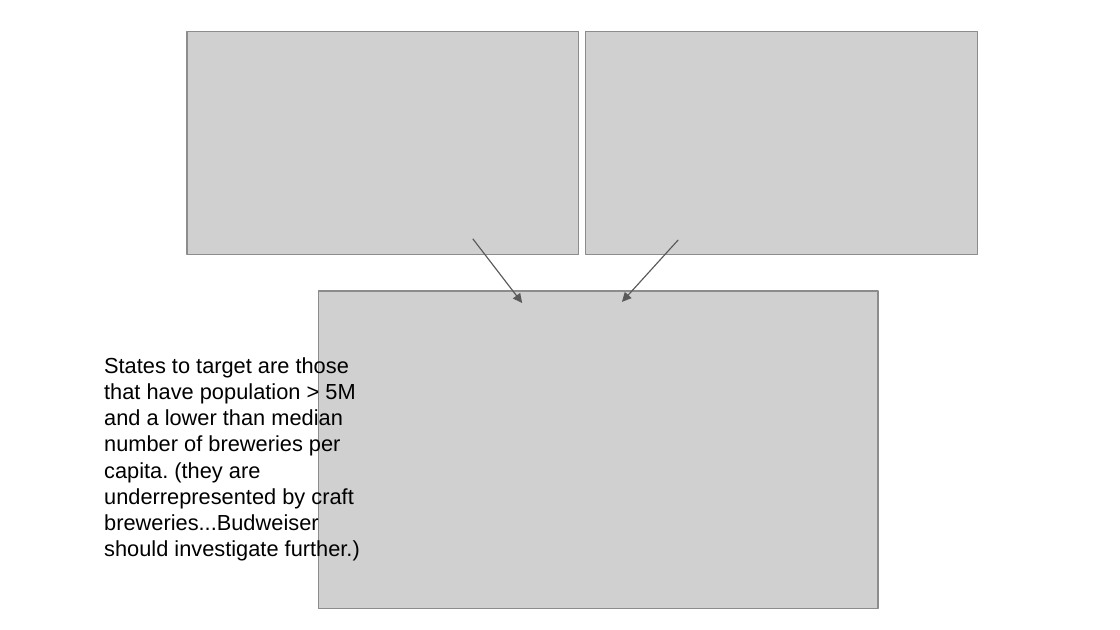
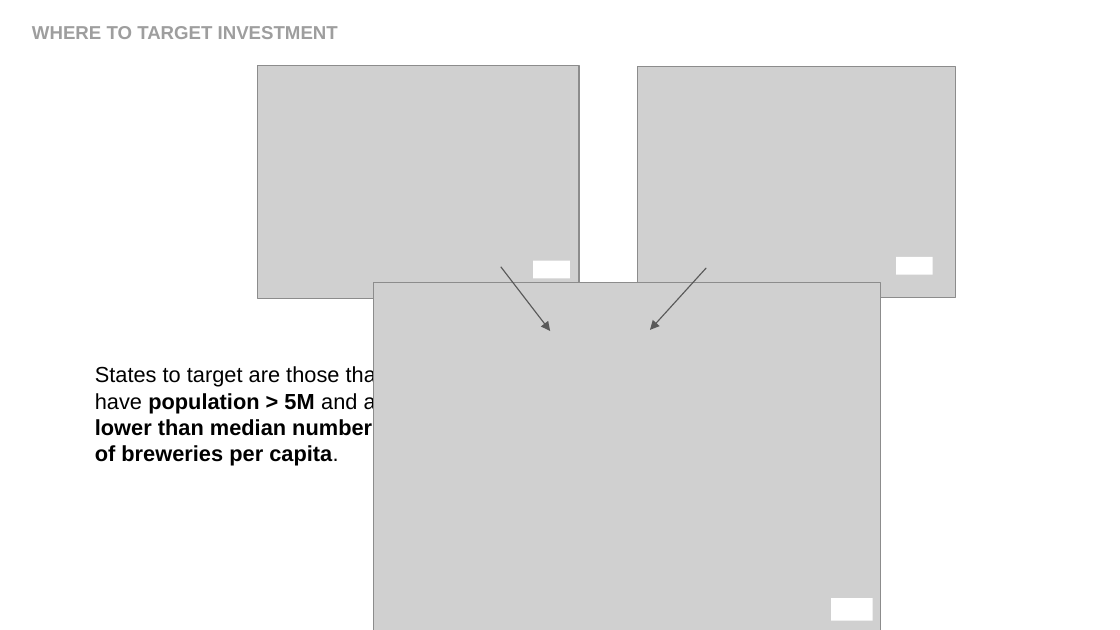
Before and after one commit to rmpalmer/MSDS6306_Fall2019_proj1, a slide deck: slide 13 of CaseStudy_EDA_Palmer_Garrity.pptx (slide 15 before the commit). Drawn at 1120x630 pixels with LibreOffice and Linux fonts; fonts in the diff are those of the drawing; grey boxes stand for pictures. Boxes give left, top, right and bottom in pixels: in the first picture for what was removed or moved away, otherwise in the second. Text is boxed around its words. In the diff, an @@ line names an element or a change of style, - is before the commit and + after.

```diff
--- a/CaseStudy_EDA_Palmer_Garrity.pptx
+++ b/CaseStudy_EDA_Palmer_Garrity.pptx
@@ title added at bbox=[32, 26, 338, 39], 12 pt, text #9E9E9E, bold @@
+WHERE TO TARGET INVESTMENT
@@ picture: place and size @@
-picture at bbox=[187, 31, 579, 255]
+picture at bbox=[258, 65, 579, 298]
@@ picture: place and size @@
-picture at bbox=[586, 31, 978, 255]
+picture at bbox=[637, 66, 955, 297]
@@ arrow moved from (473, 239) - (522, 304) to (501, 267) - (550, 332) @@
@@ rectangle added at bbox=[533, 261, 570, 279], fill #FFFFFF @@
@@ arrow moved from (679, 240) - (622, 302) to (707, 268) - (650, 330) @@
@@ rectangle added at bbox=[896, 256, 933, 274], fill #FFFFFF @@
@@ picture: place and size @@
-picture at bbox=[318, 291, 878, 609]
+picture at bbox=[373, 282, 880, 630]
@@ text at bbox=[95, 365, 382, 466]: text changed; bold on @@
-States to target are those that have population > 5M and a lower than median number of breweries per capita. (they are underrepresented by craft breweries...Budweiser should investigate further.)
+States to target are those that have population > 5M and a lower than median number of breweries per capita.
@@ rectangle added at bbox=[831, 598, 872, 620], fill #FFFFFF @@
```
Also in this commit, not shown: 10 other slides changed, 5 slides added, 7 slides removed.
